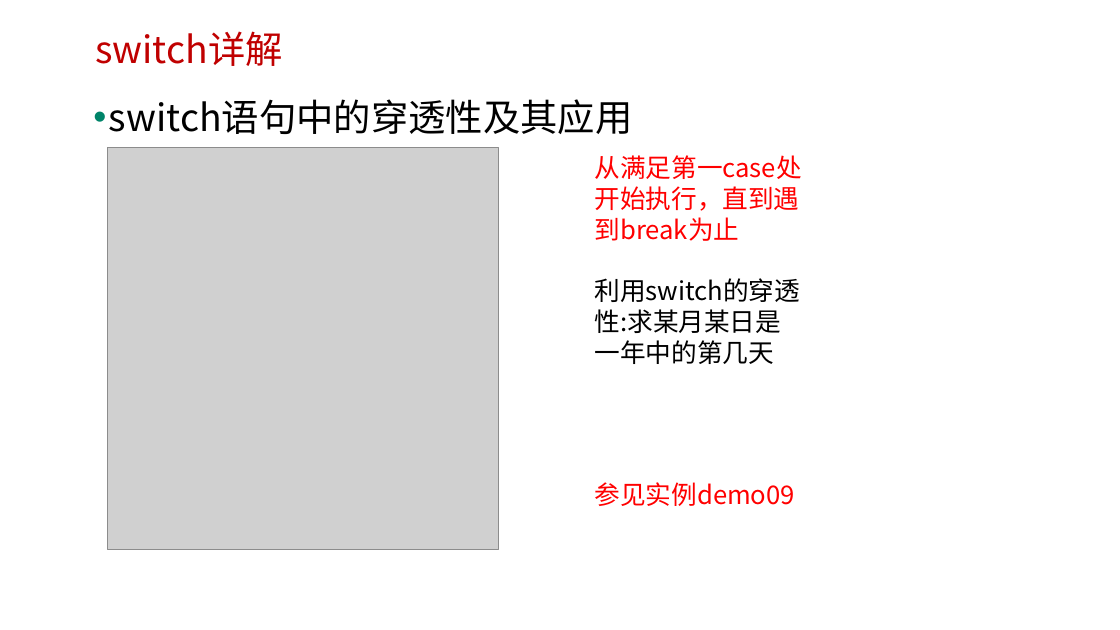
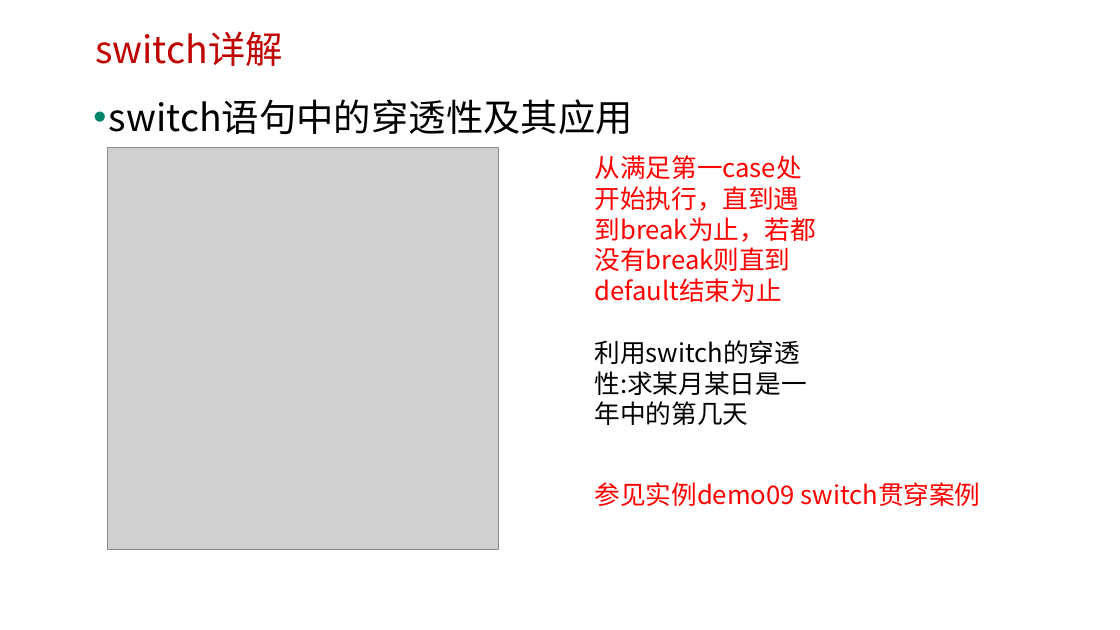
Before and after one commit to edu2act/course-javascript-advanced, a slide deck: slide 13 of 课程PPT/03.JavaScript语法、表达式及语句、运算符.pptx. Drawn at 1120x630 pixels with LibreOffice and Linux fonts; fonts in the diff are those of the drawing; grey boxes stand for pictures; background and template pictures are left out. Boxes give left, top, right and bottom in pixels: in the first picture for what was removed or moved away, otherwise in the second. Text is boxed around its words. In the diff, an @@ line names an element or a change of style, - is before the commit and + after.

```diff
--- a/课程PPT/03.JavaScript语法、表达式及语句、运算符.pptx
+++ b/课程PPT/03.JavaScript语法、表达式及语句、运算符.pptx
@@ text at <box>595,155,817,271</box>: text changed @@
-从满足第一case处开始执行，直到遇到break为止
+从满足第一case处开始执行，直到遇到break为止，若都没有break则直到default结束为止
@@ text at <box>595,482,981,506</box>: text changed @@
-参见实例demo09
+参见实例demo09 switch贯穿案例
```
Also in this commit, not shown: 10 other slides changed, 13 other files.
